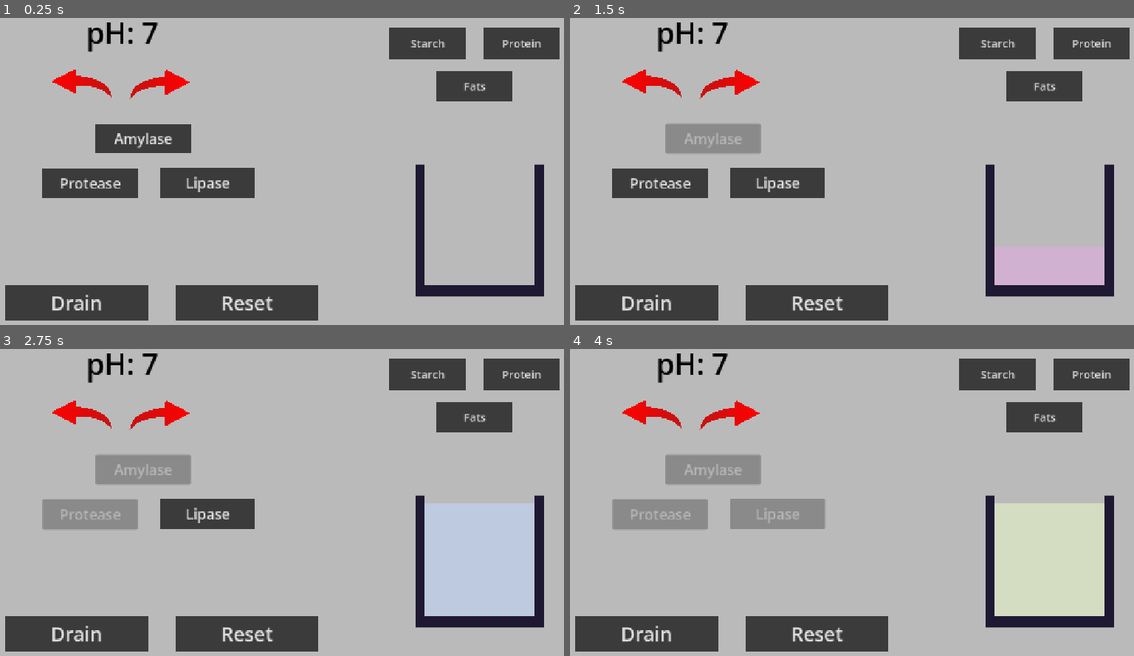
Above: before the commit, frames 1-4 (two rows, left to right).
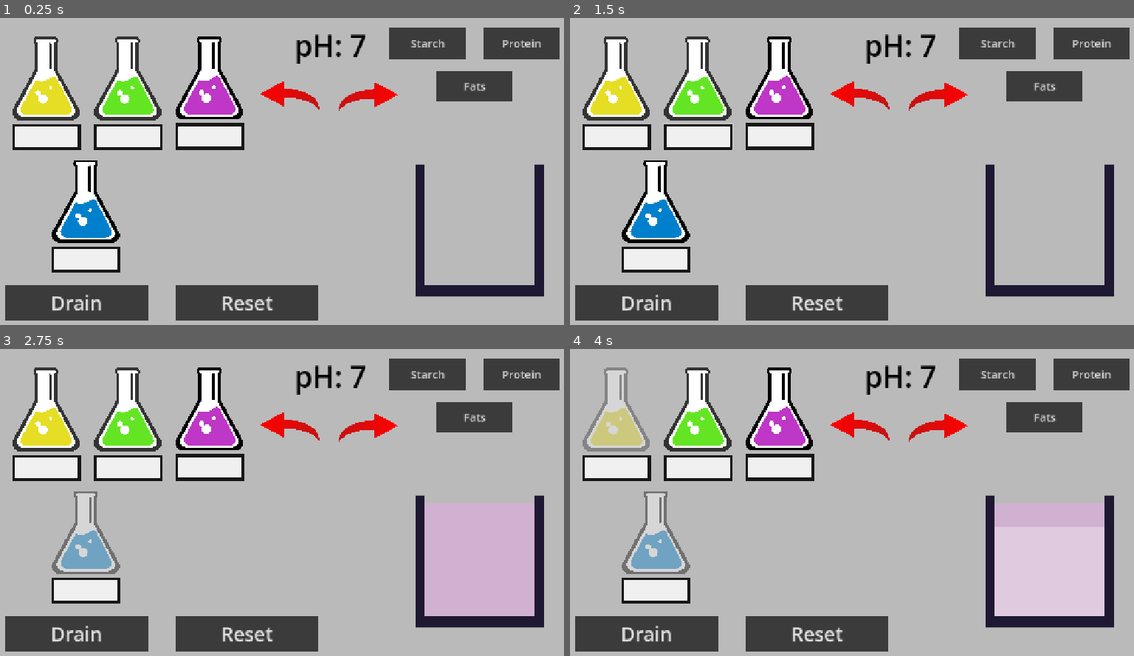
Above: after the commit, the same moments.

Repository: Fae-aof/Digestion-Junction
Game: Godot game, scene res://Solution Making/solution_maker.tscn
Two runs of this game, one before a commit and one after it. Both use one fixed random seed, a clock stepped at 60 frames per second and the inputs below.
Inputs (mouse positions are in pixels of both pictures, inside the frame that each line leads up to):
- Up to frame 1 (0.25 s): no input
- Up to frame 2 (1.5 s): click "Drain" at 0.5 s; click (711, 137) at 1.25 s, where only the run before the commit has a clickable "Amylase"
- Up to frame 3 (2.75 s): click (90, 514) at 2 s, where only the run before the commit has a clickable "Protease"
- Up to frame 4 (4 s): click (778, 514) at 2.75 s, where only the run before the commit has a clickable "Lipase"; click (620, 410) at 3.52 s

The runs differ from the first frame. In frame 1, 17% of the frame differs, in the area x 2-71%, y 1-83%; in frame 2, 17%; in frame 3, 24%, in the area x 2-95%, y 1-88%; in frame 4, 24%.

Commit message:
Randomising flasks and letting players label them
- Customisable labels for flasks
- Made flasks into prefabs and adjusted scripts accordingly
- Flask sprites and enzyme solutions are now randomised

Diff:
--- a/digestion-junction/Nutrients/Fats.tscn
+++ b/digestion-junction/Nutrients/Fats.tscn
@@ -41,7 +41,7 @@
 }]
 
 [sub_resource type="CircleShape2D" id="CircleShape2D_1vivr"]
-radius = 21.095022
+radius = 19.0
 
 [node name="Fats" type="RigidBody2D" unique_id=521101774 groups=["fats"]]
 script = ExtResource("1_rlhlp")
@@ -50,7 +50,7 @@
 max_num = 3
 
 [node name="AnimatedSprite2D" type="AnimatedSprite2D" parent="." unique_id=1397026834]
-scale = Vector2(2.1, 2.1)
+scale = Vector2(1.9, 1.9)
 sprite_frames = SubResource("SpriteFrames_1vivr")
 animation = &"Molecule"
 
--- a/digestion-junction/Nutrients/Lipids.tscn
+++ b/digestion-junction/Nutrients/Lipids.tscn
@@ -40,13 +40,13 @@
 }]
 
 [sub_resource type="CircleShape2D" id="CircleShape2D_1vivr"]
-radius = 15.132746
+radius = 8.062258
 
 [node name="Lipids" type="RigidBody2D" unique_id=521101774 groups=["lipids"]]
 script = ExtResource("1_5o2p6")
 
 [node name="AnimatedSprite2D" type="AnimatedSprite2D" parent="." unique_id=1397026834]
-scale = Vector2(1.505, 1.505)
+scale = Vector2(0.8, 0.8)
 sprite_frames = SubResource("SpriteFrames_1vivr")
 animation = &"Molecule"
 
--- a/digestion-junction/Nutrients/Maltose.tscn
+++ b/digestion-junction/Nutrients/Maltose.tscn
@@ -40,13 +40,13 @@
 }]
 
 [sub_resource type="CircleShape2D" id="CircleShape2D_1vivr"]
-radius = 15.132746
+radius = 9.0
 
 [node name="Maltose" type="RigidBody2D" unique_id=521101774 groups=["maltose"]]
 script = ExtResource("1_ndrgn")
 
 [node name="AnimatedSprite2D" type="AnimatedSprite2D" parent="." unique_id=1397026834]
-scale = Vector2(1.505, 1.505)
+scale = Vector2(0.9, 0.9)
 sprite_frames = SubResource("SpriteFrames_1vivr")
 animation = &"Molecule"
 
--- a/digestion-junction/Nutrients/Polypeptide.tscn
+++ b/digestion-junction/Nutrients/Polypeptide.tscn
@@ -40,13 +40,13 @@
 }]
 
 [sub_resource type="CircleShape2D" id="CircleShape2D_1vivr"]
-radius = 15.132746
+radius = 8.0
 
 [node name="Polypeptide" type="RigidBody2D" unique_id=521101774 groups=["polypeptide"]]
 script = ExtResource("1_jl02w")
 
 [node name="AnimatedSprite2D" type="AnimatedSprite2D" parent="." unique_id=1397026834]
-scale = Vector2(1.505, 1.505)
+scale = Vector2(0.8, 0.8)
 sprite_frames = SubResource("SpriteFrames_1vivr")
 animation = &"Molecule"
 
--- a/digestion-junction/Nutrients/Protein.tscn
+++ b/digestion-junction/Nutrients/Protein.tscn
@@ -41,7 +41,7 @@
 }]
 
 [sub_resource type="CircleShape2D" id="CircleShape2D_1vivr"]
-radius = 21.095022
+radius = 20.0
 
 [node name="Protein" type="RigidBody2D" unique_id=521101774 groups=["protein"]]
 script = ExtResource("2_pqf0s")
@@ -50,7 +50,7 @@
 max_num = 5
 
 [node name="AnimatedSprite2D" type="AnimatedSprite2D" parent="." unique_id=1397026834]
-scale = Vector2(2.1, 2.1)
+scale = Vector2(1.9, 1.9)
 sprite_frames = SubResource("SpriteFrames_1vivr")
 animation = &"Molecule"
 
--- a/digestion-junction/Nutrients/Starch.tscn
+++ b/digestion-junction/Nutrients/Starch.tscn
@@ -41,7 +41,7 @@
 }]
 
 [sub_resource type="CircleShape2D" id="CircleShape2D_1vivr"]
-radius = 21.095022
+radius = 19.026299
 
 [node name="Starch" type="RigidBody2D" unique_id=521101774 groups=["starch"]]
 script = ExtResource("2_lqs2g")
@@ -50,7 +50,7 @@
 max_num = 5
 
 [node name="AnimatedSprite2D" type="AnimatedSprite2D" parent="." unique_id=1397026834]
-scale = Vector2(2.1, 2.1)
+scale = Vector2(1.9, 1.9)
 sprite_frames = SubResource("SpriteFrames_1vivr")
 animation = &"Molecule"
 
--- /dev/null
+++ b/digestion-junction/Solution Making/Solution List Resource/flask_sprite_list.tres
@@ -0,0 +1,13 @@
+[gd_resource type="Resource" script_class="sprite_list" format=3 uid="uid://ccguvsuuw4vx"]
+
+[ext_resource type="Script" uid="uid://mkeyn1cfuan6" path="res://Solution Making/Solution List Resource/sprite_list_resource.gd" id="1_44lf1"]
+[ext_resource type="Texture2D" uid="uid://drpk17nam0lxs" path="res://Milestone 1 Sprites/red flask.png" id="2_n03om"]
+[ext_resource type="Texture2D" uid="uid://c5ce6v6ivt5qm" path="res://Milestone 1 Sprites/blue flask.png" id="3_5xjb0"]
+[ext_resource type="Texture2D" uid="uid://nci73bi47inx" path="res://Milestone 1 Sprites/yellow flask.png" id="4_23d1v"]
+[ext_resource type="Texture2D" uid="uid://gijwjhqvgcgr" path="res://Milestone 1 Sprites/green flask.png" id="5_lry5b"]
+[ext_resource type="Texture2D" uid="uid://cyowm448pm8sg" path="res://Milestone 1 Sprites/purple flask.png" id="6_c400h"]
+
+[resource]
+script = ExtResource("1_44lf1")
+sprites = Array[Texture]([ExtResource("2_n03om"), ExtResource("3_5xjb0"), ExtResource("4_23d1v"), ExtResource("5_lry5b"), ExtResource("6_c400h")])
+metadata/_custom_type_script = "uid://mkeyn1cfuan6"
--- /dev/null
+++ b/digestion-junction/Solution Making/Solution List Resource/solution_list.tres
@@ -0,0 +1,8 @@
+[gd_resource type="Resource" script_class="solution_list" format=3 uid="uid://cohqmvoosqqoj"]
+
+[ext_resource type="Script" uid="uid://cqg0uuq8dlirv" path="res://Solution Making/Solution List Resource/solution_list_resource.gd" id="1_ysmi4"]
+
+[resource]
+script = ExtResource("1_ysmi4")
+names = Array[String](["amylase", "protease", "lipase", "water"])
+metadata/_custom_type_script = "uid://cqg0uuq8dlirv"
--- /dev/null
+++ b/digestion-junction/Solution Making/Solution List Resource/solution_list_resource.gd
@@ -0,0 +1,4 @@
+extends Resource
+class_name solution_list
+
+@export var names : Array[String]
--- /dev/null
+++ b/digestion-junction/Solution Making/Solution List Resource/sprite_list_resource.gd
@@ -0,0 +1,4 @@
+extends Resource
+class_name sprite_list
+
+@export var sprites : Array[Texture]
--- a/digestion-junction/Solution Making/container.tscn
+++ b/digestion-junction/Solution Making/container.tscn
@@ -14,4 +14,4 @@
 [node name="CollisionPolygon2D" type="CollisionPolygon2D" parent="StaticBody2D" unique_id=1092906411]
 position = Vector2(0, -21.28241)
 scale = Vector2(1.3164063, 1.443042)
-polygon = PackedVector2Array(110, -92.2, 88, -89.8, 91.91691, 90.283165, -85.08011, 90.97614, -84, -89.8, -106, -92.2, -106, 108, 109, 106, 112, 106, 110, -89)
+polygon = PackedVector2Array(110, -92.2, 88, -89.8, 87.35904, 84.73932, -80.52225, 84.73932, -84, -89.8, -106, -92.2, -106, 108, 109, 106, 112, 106, 110, -89)
--- /dev/null
+++ b/digestion-junction/Solution Making/flask.gd
@@ -0,0 +1,14 @@
+extends Control
+
+@onready var button: Button = $Button
+
+@export var solution : String
+
+signal add_solution(solution_name : String)
+
+func _on_button_pressed() -> void:
+	add_solution.emit(solution)
+	button.disabled = true
+
+func reset():
+	button.disabled = false
--- /dev/null
+++ b/digestion-junction/Solution Making/flask.tscn
@@ -0,0 +1,46 @@
+[gd_scene format=3 uid="uid://dimxi3m5j4egk"]
+
+[ext_resource type="Texture2D" uid="uid://cyowm448pm8sg" path="res://Milestone 1 Sprites/purple flask.png" id="1_6lpsm"]
+[ext_resource type="Script" uid="uid://diuhexep1v0y0" path="res://Solution Making/flask.gd" id="1_xwkdq"]
+
+[sub_resource type="StyleBoxFlat" id="StyleBoxFlat_xwkdq"]
+bg_color = Color(0.23248088, 0.23248094, 0.2324808, 1)
+
+[sub_resource type="StyleBoxFlat" id="StyleBoxFlat_afk7r"]
+bg_color = Color(0.9401983, 0.9401984, 0.9401983, 1)
+border_width_left = 6
+border_width_top = 6
+border_width_right = 6
+border_width_bottom = 6
+border_color = Color(0.09009846, 0.09009851, 0.09009839, 1)
+
+[node name="Flask" type="Control" unique_id=1076343659]
+layout_mode = 3
+anchors_preset = 0
+script = ExtResource("1_xwkdq")
+
+[node name="Button" type="Button" parent="." unique_id=1036176505]
+layout_mode = 1
+offset_right = 2094.0
+offset_bottom = 2400.0
+scale = Vector2(0.075, 0.075)
+theme_override_font_sizes/font_size = 31
+theme_override_styles/normal = SubResource("StyleBoxFlat_xwkdq")
+icon = ExtResource("1_6lpsm")
+flat = true
+
+[node name="Flask_Label" type="TextEdit" parent="." unique_id=1944473318]
+layout_mode = 1
+anchors_preset = 4
+anchor_top = 0.5
+anchor_bottom = 0.5
+offset_top = 187.0
+offset_right = 149.0
+offset_bottom = 244.0
+grow_vertical = 2
+theme_override_colors/search_result_color = Color(0, 0, 0, 1)
+theme_override_colors/font_color = Color(0, 0, 0, 1)
+theme_override_font_sizes/font_size = 24
+theme_override_styles/normal = SubResource("StyleBoxFlat_afk7r")
+
+[connection signal="pressed" from="Button" to="." method="_on_button_pressed"]
--- a/digestion-junction/Solution Making/solution.gd
+++ b/digestion-junction/Solution Making/solution.gd
@@ -1,8 +1,8 @@
 extends Sprite2D
 
 var components = []
-var enzyme_dict = {"amylase": "starch", "protease": "protein", "lipase": "fats"}
-var enzyme_color_dict = {"amylase": "ff9dff53", "protease": "98ffff53", "lipase": "ffff8253"}
+var enzyme_dict = {"amylase": "starch", "protease": "protein", "lipase": "fats", "water": ""}
+var enzyme_color_dict = {"amylase": "ff9dff53", "protease": "98ffff53", "lipase": "ffff8253", "water": "ffffff53"}
 var filled = false
 var moving = false
 
@@ -38,5 +38,5 @@
 
 func _on_area_2d_body_entered(body: Node2D) -> void:
 	for i in components:
-		if body.is_in_group(i):
+		if i != "" and body.is_in_group(i):
 			body.break_down()
--- a/digestion-junction/Solution Making/solution_maker.gd
+++ b/digestion-junction/Solution Making/solution_maker.gd
@@ -4,6 +4,7 @@
 @onready var solution = preload("res://Solution Making/solution.tscn")
 @onready var spawner: Node2D = $Spawner
 @onready var solution_marker: Marker2D = $"Solution Marker"
+@onready var flask_parent: Node2D = $Flasks
 
 @onready var amylase_toggle: Button = $"Amylase Toggle"
 @onready var protease_toggle: Button = $"Protease Toggle"
@@ -11,10 +12,25 @@
 
 @onready var enzyme_toggles = [amylase_toggle, protease_toggle, lipase_toggle]
 
+@export var solutions_list: solution_list
+@export var sprites_list: sprite_list
+
 var pH = 7
+var flasks
 
 # Called when the node enters the scene tree for the first time.
 func _ready() -> void:
+	solutions_list.names.shuffle()
+	sprites_list.sprites.shuffle()
+	flasks = flask_parent.get_children()
+	var count = 0
+	for i in flasks:
+		i.connect("add_solution", flask_pressed)
+		i.solution = solutions_list.names[count]
+		var flask_sprite = i.get_node("Button")
+		flask_sprite.icon = sprites_list.sprites[count]
+		count += 1
+
 	set_pH()
 
 func set_pH():
@@ -35,26 +51,16 @@
 	var solutions = solution_marker.get_children()
 	for i in solutions:
 		i.empty()
-	for i in enzyme_toggles:
-		i.disabled = false
+	for i in flasks:
+		i.reset()
 
 func _on_reset_pressed() -> void:
 	var all_molecules = spawner.get_children()
 	for i in all_molecules:
 		i.queue_free()
 
-
-func _on_amylase_toggle_pressed() -> void:
-	add_solution("amylase")
-	amylase_toggle.disabled = true
-
-func _on_protease_toggle_pressed() -> void:
-	add_solution("protease")
-	protease_toggle.disabled = true
-
-func _on_lipase_toggle_pressed() -> void:
-	add_solution("lipase")
-	lipase_toggle.disabled = true
+func flask_pressed(solution_name : String):
+	add_solution(solution_name)
 
 func add_solution(solution_name : String):
 	var new_solution = solution.instantiate()
--- a/digestion-junction/Solution Making/solution_maker.tscn
+++ b/digestion-junction/Solution Making/solution_maker.tscn
@@ -1,8 +1,11 @@
 [gd_scene format=3 uid="uid://dt11t02dlt8ws"]
 
 [ext_resource type="Script" uid="uid://bkhst1y0o17i8" path="res://Solution Making/solution_maker.gd" id="1_l5vax"]
+[ext_resource type="Resource" uid="uid://cohqmvoosqqoj" path="res://Solution Making/Solution List Resource/solution_list.tres" id="2_8wuea"]
 [ext_resource type="Texture2D" uid="uid://dadnwwjlpeg53" path="res://Milestone 1 Sprites/arrow.png" id="2_pidr5"]
+[ext_resource type="Resource" uid="uid://ccguvsuuw4vx" path="res://Solution Making/Solution List Resource/flask_sprite_list.tres" id="3_hxh3l"]
 [ext_resource type="PackedScene" uid="uid://bkcfulmrtllt3" path="res://Solution Making/container.tscn" id="4_g6usb"]
+[ext_resource type="PackedScene" uid="uid://dimxi3m5j4egk" path="res://Solution Making/flask.tscn" id="5_g6usb"]
 [ext_resource type="PackedScene" uid="uid://co71wxdgxlkv" path="res://Spawner/spawner.tscn" id="6_jpax7"]
 
 [sub_resource type="StyleBoxFlat" id="StyleBoxFlat_1vivr"]
@@ -13,6 +16,8 @@
 
 [node name="Solution Maker" type="CanvasLayer" unique_id=447134398]
 script = ExtResource("1_l5vax")
+solutions_list = ExtResource("2_8wuea")
+sprites_list = ExtResource("3_hxh3l")
 
 [node name="Panel" type="Panel" parent="." unique_id=936418971]
 anchors_preset = 15
@@ -23,29 +28,29 @@
 theme_override_styles/panel = SubResource("StyleBoxFlat_1vivr")
 
 [node name="pH" type="Label" parent="." unique_id=923362954]
-offset_left = 210.51999
-offset_top = 27.0
-offset_right = 366.52
-offset_bottom = 114.0
+offset_left = 661.52
+offset_top = 54.0
+offset_right = 817.52
+offset_bottom = 141.0
 theme_override_colors/font_color = Color(0, 0, 0, 1)
 theme_override_font_sizes/font_size = 63
 text = "pH: 7"
 horizontal_alignment = 1
 
 [node name="Increase pH" type="Button" parent="." unique_id=1389431035]
-offset_left = 304.52002
-offset_top = 150.00002
-offset_right = 2312.52
-offset_bottom = 1167.0
+offset_left = 755.52
+offset_top = 177.00002
+offset_right = 2763.52
+offset_bottom = 1194.0
 scale = Vector2(0.065, 0.065)
 icon = ExtResource("2_pidr5")
 flat = true
 
 [node name="Decrease pH" type="Button" parent="." unique_id=1050763025]
-offset_left = 266.52
-offset_top = 148.0
-offset_right = 2274.52
-offset_bottom = 1165.0
+offset_left = 717.52
+offset_top = 175.0
+offset_right = 2725.52
+offset_bottom = 1192.0
 scale = Vector2(-0.065, 0.065)
 icon = ExtResource("2_pidr5")
 flat = true
@@ -116,32 +121,32 @@
 theme_override_styles/normal = SubResource("StyleBoxFlat_d2d64")
 text = "Fats"
 
-[node name="Amylase Toggle" type="Button" parent="." unique_id=953527950]
-offset_left = 231.0
-offset_top = 267.0
-offset_right = 437.0
-offset_bottom = 333.0
-theme_override_font_sizes/font_size = 31
-theme_override_styles/normal = SubResource("StyleBoxFlat_d2d64")
-text = "Amylase"
+[node name="Flasks" type="Node2D" parent="." unique_id=840044277]
 
-[node name="Protease Toggle" type="Button" parent="." unique_id=2084580816]
-offset_left = 116.0
-offset_top = 364.0
-offset_right = 322.0
-offset_bottom = 430.0
-theme_override_font_sizes/font_size = 31
-theme_override_styles/normal = SubResource("StyleBoxFlat_d2d64")
-text = "Protease"
+[node name="Flask" parent="Flasks" unique_id=1076343659 instance=ExtResource("5_g6usb")]
+offset_left = 50.0
+offset_top = 80.0
+offset_right = 50.0
+offset_bottom = 80.0
+solution = "amylase"
 
-[node name="Lipase Toggle" type="Button" parent="." unique_id=1378477559]
-offset_left = 371.0
-offset_top = 363.0
-offset_right = 577.0
-offset_bottom = 429.0
-theme_override_font_sizes/font_size = 31
-theme_override_styles/normal = SubResource("StyleBoxFlat_d2d64")
-text = "Lipase"
+[node name="Flask2" parent="Flasks" unique_id=1929360734 instance=ExtResource("5_g6usb")]
+offset_left = 227.0
+offset_top = 80.0
+offset_right = 227.0
+offset_bottom = 80.0
+
+[node name="Flask3" parent="Flasks" unique_id=1533397250 instance=ExtResource("5_g6usb")]
+offset_left = 404.0
+offset_top = 79.0
+offset_right = 404.0
+offset_bottom = 79.0
+
+[node name="Flask4" parent="Flasks" unique_id=1665956862 instance=ExtResource("5_g6usb")]
+offset_left = 136.0
+offset_top = 346.0
+offset_right = 136.0
+offset_bottom = 346.0
 
 [connection signal="pressed" from="Increase pH" to="." method="_on_increase_p_h_pressed"]
 [connection signal="pressed" from="Decrease pH" to="." method="_on_decrease_p_h_pressed"]
@@ -150,6 +155,3 @@
 [connection signal="pressed" from="Starch button" to="Spawner" method="_on_starch_button_pressed"]
 [connection signal="pressed" from="Protein button" to="Spawner" method="_on_protein_button_pressed"]
 [connection signal="pressed" from="Fats button" to="Spawner" method="_on_fats_button_pressed"]
-[connection signal="pressed" from="Amylase Toggle" to="." method="_on_amylase_toggle_pressed"]
-[connection signal="pressed" from="Protease Toggle" to="." method="_on_protease_toggle_pressed"]
-[connection signal="pressed" from="Lipase Toggle" to="." method="_on_lipase_toggle_pressed"]
Binary file added: digestion-junction/Milestone 1 Sprites/blue flask.png
Not shown, added: digestion-junction/Milestone 1 Sprites/blue flask.png.import
Binary file added: digestion-junction/Milestone 1 Sprites/green flask.png
Not shown, added: digestion-junction/Milestone 1 Sprites/green flask.png.import
Binary file added: digestion-junction/Milestone 1 Sprites/purple flask.png
Not shown, added: digestion-junction/Milestone 1 Sprites/purple flask.png.import
Binary file added: digestion-junction/Milestone 1 Sprites/red flask.png
Not shown, added: digestion-junction/Milestone 1 Sprites/red flask.png.import
Binary file added: digestion-junction/Milestone 1 Sprites/yellow flask.png
Not shown, added: digestion-junction/Milestone 1 Sprites/yellow flask.png.import
Not shown, added: digestion-junction/Solution Making/Solution List Resource/solution_list_resource.gd.uid
Not shown, added: digestion-junction/Solution Making/Solution List Resource/sprite_list_resource.gd.uid
(and 1 more such lines)
